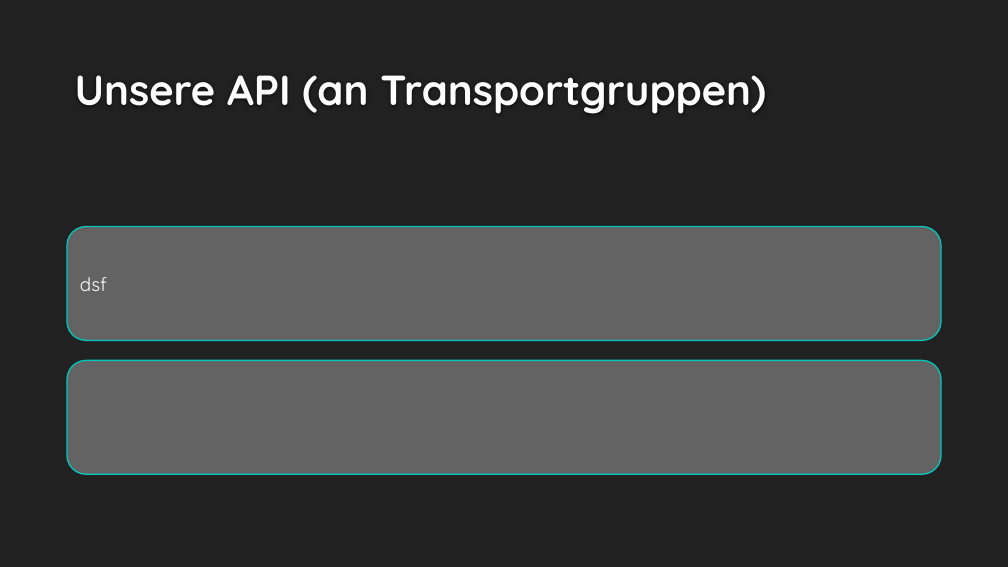
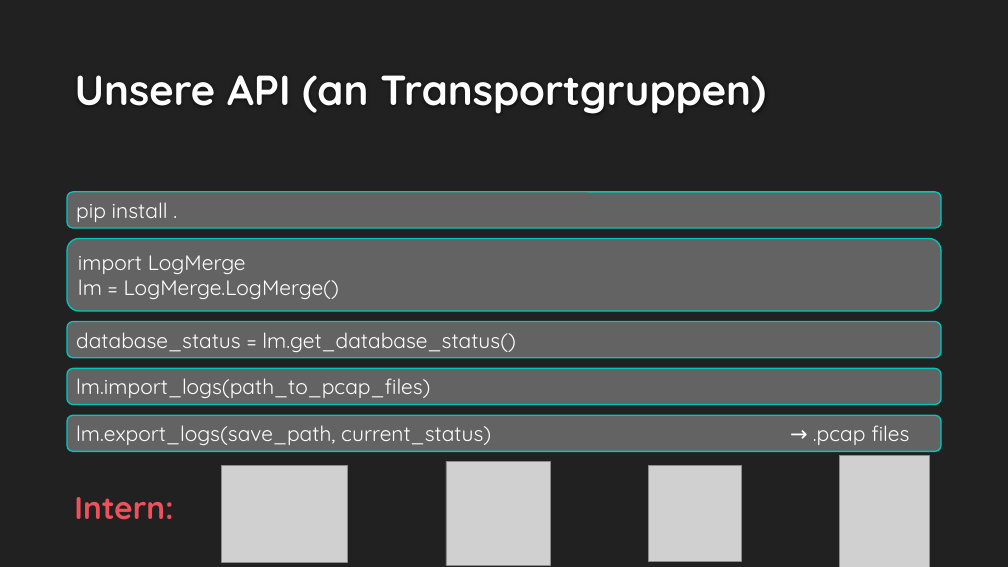
Before and after one commit to cn-uofbasel/BACnet, a slide deck: slide 6 of groups/04-logMerge/presentations/endpresentation.pptx. Drawn at 1008x567 pixels with LibreOffice and Linux fonts; fonts in the diff are those of the drawing; grey boxes stand for pictures; background and template pictures are left out. Boxes give left, top, right and bottom in pixels: in the first picture for what was removed or moved away, otherwise in the second. Text is boxed around its words. In the diff, an @@ line names an element or a change of style, - is before the commit and + after.

```diff
--- a/groups/04-logMerge/presentations/endpresentation.pptx
+++ b/groups/04-logMerge/presentations/endpresentation.pptx
@@ rounded rectangle added at (x1=67, y1=192, x2=941, y2=228), fill #636363, outline #00C6BB 1.25 pt, 20 pt, text #FFFFFF @@
+pip install .
@@ rounded rectangle removed at (x1=67, y1=227, x2=941, y2=341) @@
-dsf
@@ rounded rectangle added at (x1=67, y1=238, x2=941, y2=311), fill #636363, outline #00C6BB 1.25 pt, 20 pt, text #FFFFFF @@
+import LogMerge
+lm = LogMerge.LogMerge()
@@ rounded rectangle added at (x1=67, y1=321, x2=941, y2=358), fill #636363, outline #00C6BB 1.25 pt, 20 pt, text #FFFFFF @@
+database_status = lm.get_database_status()
@@ rounded rectangle removed at (x1=67, y1=361, x2=941, y2=475) @@
@@ rounded rectangle added at (x1=67, y1=368, x2=941, y2=405), fill #636363, outline #00C6BB 1.25 pt, 20 pt, text #FFFFFF @@
+lm.import_logs(path_to_pcap_files)
@@ rounded rectangle added at (x1=67, y1=415, x2=941, y2=451), fill #636363, outline #00C6BB 1.25 pt, 20 pt, text #FFFFFF @@
+lm.export_logs(save_path, current_status) → .pcap files
@@ picture added at (x1=222, y1=465, x2=347, y2=562) @@
@@ picture added at (x1=446, y1=461, x2=551, y2=566) @@
@@ picture added at (x1=648, y1=466, x2=741, y2=562) @@
@@ picture added at (x1=839, y1=456, x2=929, y2=567) @@
@@ text added at (x1=74, y1=497, x2=173, y2=520), 30 pt, text #ED515C, bold @@
+Intern:
```
Also in this commit, not shown: 1 other slide changed, 5 other files.
